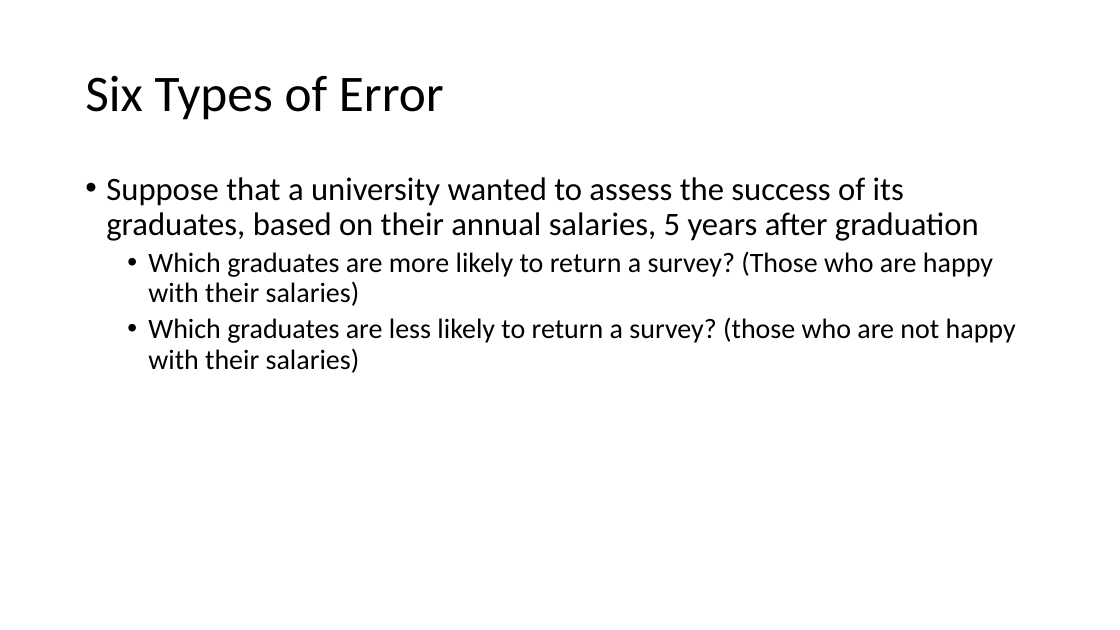
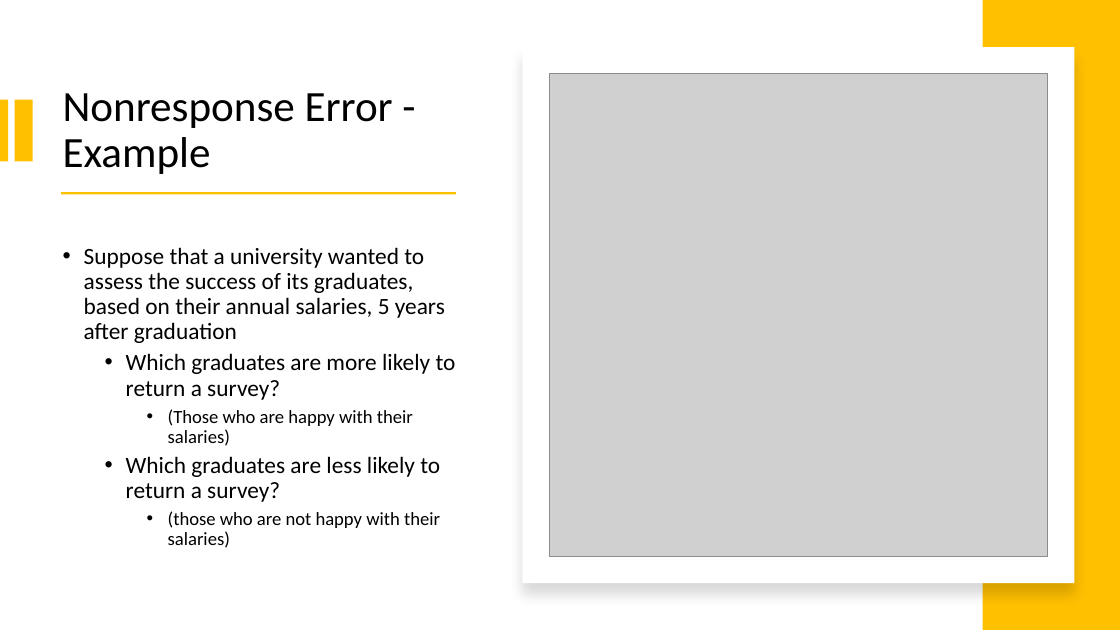
Before and after one commit to mikenguyen13/mar4050, a slide deck: slide 16 of lectures/7/Developing the sampling plan.pptx (slide 7 before the commit). Drawn at 1120x630 pixels with LibreOffice and Linux fonts; fonts in the diff are those of the drawing; grey boxes stand for pictures. Boxes give left, top, right and bottom in pixels: in the first picture for what was removed or moved away, otherwise in the second. Text is boxed around its words. In the diff, an @@ line names an element or a change of style, - is before the commit and + after.

```diff
--- a/lectures/7/Developing the sampling plan.pptx
+++ b/lectures/7/Developing the sampling plan.pptx
@@ rectangle added at [983,0,1120,630], fill #FFC000 @@
@@ rectangle added at [523,47,1075,583], fill #FFFFFF @@
@@ picture added at [549,73,1048,556] @@
@@ rectangle added at [0,99,8,161], fill #FFC000 @@
@@ rectangle added at [14,99,32,161], fill #FFC000 @@
@@ title at [63,93,393,174]: text changed; size 44 to 37 pt @@
-Six Types of Error
+Nonresponse Error - Example
@@ rectangle added at [61,192,456,195], fill #FFC000 @@
@@ text "Suppose that a university wanted ...": place and size @@
-text "Suppose that a university wanted ..." at [106,177,1016,373]
+text "Suppose that a university wanted ..." at [84,247,456,548]
@@ text "Suppose that a university wanted ..." at [84,247,456,548]: vertical alignment top to middle @@
@@ text at [84,247,445,343]: size 28 to 20 pt in "Suppose that a university wanted to assess ..." @@
@@ text at [126,353,456,548]: text changed; size 24 to 20 pt @@
-  • Which graduates are more likely to return a survey? (Those who are happy with their salaries)
-  • Which graduates are less likely to return a survey? (those who are not happy with their salaries)
+  • Which graduates are more likely to return a survey?
+    • (Those who are happy with their salaries)
+  • Which graduates are less likely to return a survey?
+    • (those who are not happy with their salaries)
```
Also in this commit, not shown: 17 other slides changed, 13 slides added, 5 other files.
